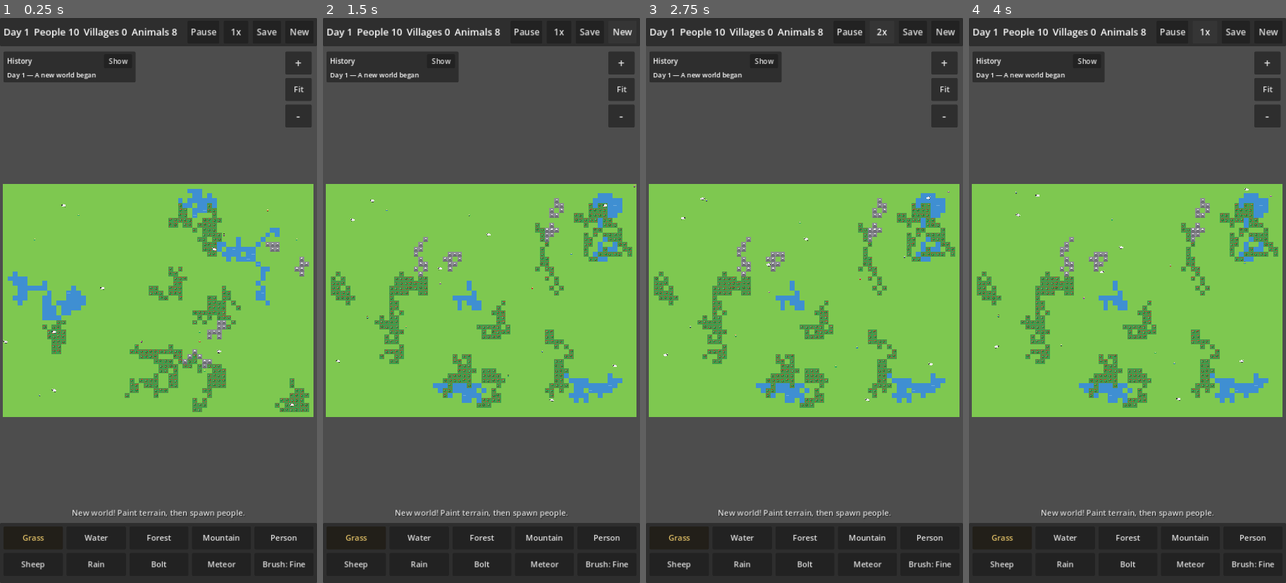
Above: before the commit, frames 1-4 (left to right).
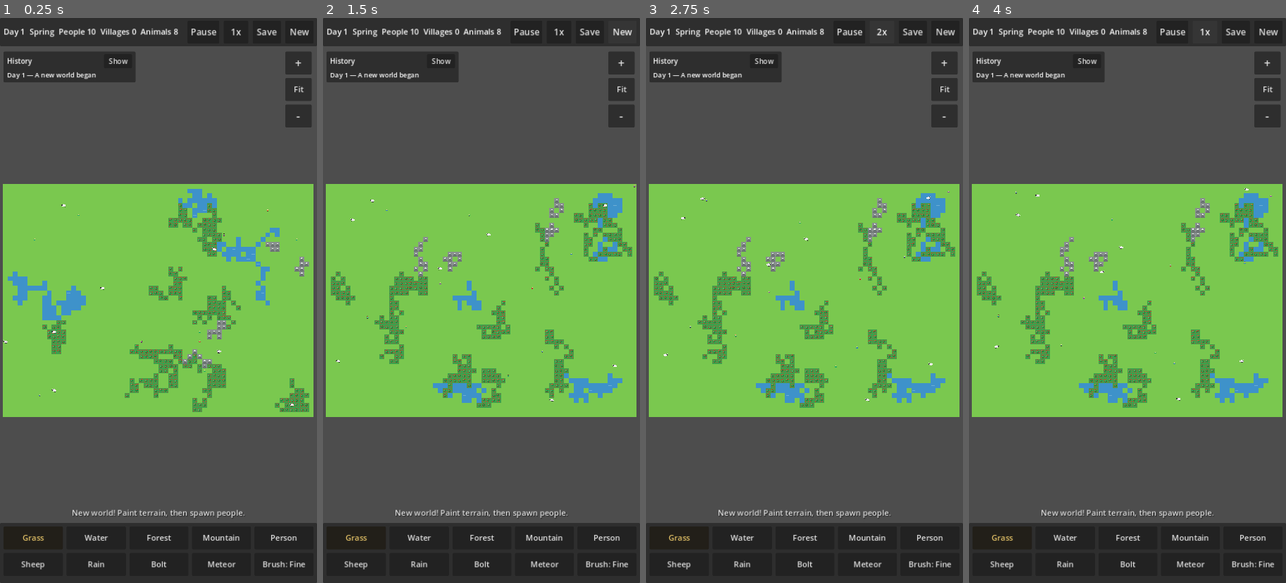
Above: after the commit, the same moments.

Repository: PranayR8/God-Simulator
Game: Godot game, scene res://main.tscn
Two runs of this game, one before a commit and one after it. Both use one fixed random seed, a clock stepped at 60 frames per second and the inputs below.
Inputs:
- Up to frame 1 (0.25 s): no input
- Up to frame 2 (1.5 s): click "New" at 0.5 s; click "New" at 1.25 s
- Up to frame 3 (2.75 s): click "1x" at 2 s
- Up to frame 4 (4 s): click "2x" at 2.75 s; click "4x" at 3.5 s

The runs differ from the first frame. In frame 1, 0.5% of the frame differs, in the area x 1-57%, y 1-4%; in frame 2, 0.5%; in frame 3, 0.5%; in frame 4, 0.5%.

Commit message:
God Simulator — Godot project + web export (GitHub Pages)

Diff:
--- a/main.tscn
+++ b/main.tscn
@@ -49,22 +49,27 @@
 theme_override_constants/separation = 10
 
 [node name="DayLabel" type="Label" parent="HUD/TopBar/Margin/HBox"]
-theme_override_font_sizes/font_size = 22
+theme_override_font_sizes/font_size = 18
 text = "Day 1"
 vertical_alignment = 1
 
+[node name="SeasonLabel" type="Label" parent="HUD/TopBar/Margin/HBox"]
+theme_override_font_sizes/font_size = 18
+text = "Spring"
+vertical_alignment = 1
+
 [node name="PeopleLabel" type="Label" parent="HUD/TopBar/Margin/HBox"]
-theme_override_font_sizes/font_size = 22
+theme_override_font_sizes/font_size = 18
 text = "People 0"
 vertical_alignment = 1
 
 [node name="VillagesLabel" type="Label" parent="HUD/TopBar/Margin/HBox"]
-theme_override_font_sizes/font_size = 22
+theme_override_font_sizes/font_size = 18
 text = "Villages 0"
 vertical_alignment = 1
 
 [node name="AnimalsLabel" type="Label" parent="HUD/TopBar/Margin/HBox"]
-theme_override_font_sizes/font_size = 22
+theme_override_font_sizes/font_size = 18
 text = "Animals 0"
 vertical_alignment = 1
 
--- a/scripts/agents.gd
+++ b/scripts/agents.gd
@@ -30,6 +30,22 @@
 const FORAGE_RANGE := 20  # tiles; how far a hungry person will walk for food
 const FORAGE_MARGIN := 4  # tiles past their territory a citizen may forage
 
+## Seasons (Phase 7). Winter cold: an unprotected person freezes in
+## ~5 days (health 100 over 600 ticks); a walled village (Town/City)
+## halves the drain, so it lasts ~10 days — the wall buys time, but
+## only a full food store carries a village through the whole winter.
+## Spring doubles births, Winter halves them. Autumn is the harvest:
+## a farmer brings in 3 food per work-cycle (24 a day) instead of 1,
+## so the store fills before winter; in Winter the land is frozen and
+## farmers produce nothing.
+const COLD_DRAIN_PER_TICK := 100.0 / 600.0
+const BREED_SPRING_MULT := 2.0
+const BREED_WINTER_MULT := 0.5
+const HARVEST_AUTUMN_FOOD := 3.0
+
+## The season right now (set by tick; Main owns the day count).
+var season: int = GodSimWorld.SEASON_SPRING
+
 var agents: Array[SimAgent] = []
 var world: GodSimWorld = null
 var villages: Villages = null  # set by Main; used to keep citizens near home
@@ -37,6 +53,10 @@
 ## Emitted when a child is born. village_name is "" for a nomad birth;
 ## Main stamps the day and lets the EventLog aggregate births.
 signal child_born(village_name: String)
+
+## Emitted when someone freezes to death in winter (Phase 7).
+## village_name is "" for a nomad; Main logs it.
+signal cold_died(village_name: String)
 
 ## Emitted when a person dies of starvation. village_name is "" for a
 ## nomad; Main logs it (aggregated per village per day, like births).
@@ -91,7 +111,8 @@
 
 ## One simulation tick: hunger and health, movement, then maybe breed.
 ## dt is the tick length in seconds (used for movement).
-func tick(dt: float) -> void:
+func tick(dt: float, p_season: int) -> void:
+	season = p_season
 	var i := 0
 	while i < agents.size():
 		var a := agents[i]
@@ -105,6 +126,9 @@
 			if _update_aging(a):
 				# Died of old age — same removal, same rule.
 				continue
+			if _update_cold(a):
+				# Froze to death — same removal, same rule.
+				continue
 			_try_eat(a)
 		_move_agent(a, dt)
 		if a.kind == SimAgent.Kind.PERSON and a.job >= 0 and not a.is_child():
@@ -113,11 +137,12 @@
 	_try_breed()
 	queue_redraw()
 
-## A citizen's work. Farmers tend the forest in the inner half of their
-## territory (one berry per 30 ticks — 4 a day, twice a tile's natural
-## regrowth, which is what makes a farmer worth more than the land
-## alone); woodcutters clear the forest at the outer edge (one tile per
-## day), so the forest edge near the village recedes while the tended
+## A citizen's work. Farmers harvest food into the village store (one
+## unit per 15 ticks — 8 a day — where there's forest to farm in the
+## inner half; Phase 7: Autumn is the harvest, 3 units a cycle, and
+## Winter grows nothing, so the village lives off what it stored).
+## Woodcutters clear the forest at the outer edge (one tile per day, +2
+## wood), so the forest edge near the village recedes while the tended
 ## core stays fed. Builders need no per-tick work — each one raises the
 ## house count (see Villages.house_count). A worker with nothing to do
 ## (no forest in their half) just waits — they keep the job.
@@ -138,8 +163,15 @@
 		# empty. (Phase 5's tend — adding a berry to the map — is
 		# replaced by this: the farmer's output is the stockpile, and
 		# the stockpile number in the village label is the visible food.)
-		if _has_forest_in_inner_half(v, radius * 0.5):
-			v.food += 1.0
+		# Phase 7 — the harvest: Autumn brings in 3 units a cycle (the
+		# bumper crop to carry the village through winter); Winter
+		# grows nothing (the land is frozen), so the village lives off
+		# what it stored. Spring and Summer are the normal 1 unit.
+		if _has_forest_in_inner_half(v, radius * 0.5) and season != GodSimWorld.SEASON_WINTER:
+			if season == GodSimWorld.SEASON_AUTUMN:
+				v.food += HARVEST_AUTUMN_FOOD
+			else:
+				v.food += 1.0
 	elif a.job == SimAgent.JOB_WOODCUTTER:
 		a.job_timer = 120.0
 		var t := _furthest_forest_tile(v, radius * 0.5, radius + 2.0 * GodSimWorld.TILE)
@@ -209,8 +241,50 @@
 			starved.emit(home_name)
 			return true
 	else:
-		# Fed: slowly recover any health lost to an earlier hunger spell.
-		a.health = minf(HEALTH_MAX, a.health + HEALTH_REGEN_PER_TICK)
+		# Fed: slowly recover any health lost to an earlier hunger spell
+		# — unless the winter cold is biting (an unprotected person
+		# doesn't recover in winter; see _update_cold).
+		if not (season == GodSimWorld.SEASON_WINTER and _winter_protection(a) < 1.0):
+			a.health = minf(HEALTH_MAX, a.health + HEALTH_REGEN_PER_TICK)
+	return false
+
+## How protected this person is from the winter cold (Phase 7):
+## 1.0 = fully protected — their village's food store is stocked, so
+## they're fed through the winter; 0.5 = half — a Town or City's wall
+## and keep shelter them, but they're still cold and hungry; 0.0 =
+## unprotected — a Hamlet/Village with an empty store, or a nomad with
+## no village at all. Sheep don't feel the cold (they have wool).
+func _winter_protection(a: SimAgent) -> float:
+	if a.kind != SimAgent.Kind.PERSON:
+		return 1.0
+	if a.village >= 0 and villages != null and a.village < villages.villages.size():
+		var v: Villages.VillageData = villages.villages[a.village]
+		if v.food >= 1.0:
+			return 1.0
+		if villages.stage_of(v) >= 2:
+			return 0.5
+	return 0.0
+
+## Winter cold (Phase 7). In Winter, a person without shelter or food
+## loses health to the cold. A stocked store fully protects them; a
+## Town/City wall halves the drain; everyone else freezes. Returns true
+## if the person froze to death (and removes them from the list).
+func _update_cold(a: SimAgent) -> bool:
+	if season != GodSimWorld.SEASON_WINTER:
+		return false
+	if a.kind != SimAgent.Kind.PERSON:
+		return false
+	var protection := _winter_protection(a)
+	if protection >= 1.0:
+		return false
+	a.health -= COLD_DRAIN_PER_TICK * (1.0 - protection)
+	if a.health <= 0.0:
+		var home_name := ""
+		if a.village >= 0 and villages != null and a.village < villages.villages.size():
+			home_name = villages.villages[a.village].name
+		agents.erase(a)
+		cold_died.emit(home_name)
+		return true
 	return false
 
 ## Old age: when a person's age reaches their randomized lifespan,
@@ -343,6 +417,15 @@
 			return false
 	return true
 
+## Births by season (Phase 7): Spring doubles them, Winter halves
+## them; Summer and Autumn are normal.
+func _breed_multiplier() -> float:
+	if season == GodSimWorld.SEASON_SPRING:
+		return BREED_SPRING_MULT
+	if season == GodSimWorld.SEASON_WINTER:
+		return BREED_WINTER_MULT
+	return 1.0
+
 func _try_breed() -> void:	# A creature breeds when it stands next to another of its kind on good
 	# land, its cooldown has expired, and the population cap allows it.
 	# (We iterate a copy of the list because breeding appends to it.)
@@ -368,7 +451,7 @@
 		var t := world.get_terrain(tile.x, tile.y)
 		if t != GodSimWorld.Terrain.GRASS and t != GodSimWorld.Terrain.FOREST:
 			continue
-		if _has_neighbour(a, 30.0) and _rng.randf() < BREED_CHANCE:
+		if _has_neighbour(a, 30.0) and _rng.randf() < BREED_CHANCE * _breed_multiplier():
 			var child := SimAgent.new(
 				a.kind,
 				a.pos + Vector2(_rng.randf_range(-8, 8), _rng.randf_range(-8, 8))
--- a/scripts/event_log.gd
+++ b/scripts/event_log.gd
@@ -111,6 +111,34 @@
 	if count == 1:
 		return "An elder of %s died of old age" % village_name
 	return "%d elders of %s died of old age" % [count, village_name]
+
+## A death by winter cold (village_name "" = nomad). Aggregated like
+## the other deaths: several freezing in one village on one day become
+## one line, or a hard winter would flood the log.
+func add_cold_death(day: int, village_name: String) -> void:
+	if not entries.is_empty():
+		var last: Dictionary = entries[entries.size() - 1]
+		if String(last.get("kind", "")) == "cold" \
+				and int(last.get("day", -1)) == day \
+				and String(last.get("village", "")) == village_name:
+			var count := int(last.get("count", 1)) + 1
+			last["count"] = count
+			last["text"] = _cold_text(village_name, count)
+			changed.emit()
+			return
+	entries.append({
+		"day": day, "text": _cold_text(village_name, 1), "kind": "cold",
+		"village": village_name, "count": 1,
+	})
+	_trim()
+	changed.emit()
+
+func _cold_text(village_name: String, count: int) -> String:
+	if village_name == "":
+		return "A nomad froze to death" if count == 1 else "%d nomads froze to death" % count
+	if count == 1:
+		return "A villager of %s froze to death" % village_name
+	return "%d villagers of %s froze to death" % [count, village_name]
 
 ## A village reaching a new growth stage (or falling back down one):
 ## "Wilwick became a Town" / "Wilwick fell back to a Village". One
--- a/scripts/hud.gd
+++ b/scripts/hud.gd
@@ -32,6 +32,7 @@
 var brush_wide: bool = false
 
 @onready var _day_label: Label = $TopBar/Margin/HBox/DayLabel
+@onready var _season_label: Label = $TopBar/Margin/HBox/SeasonLabel
 @onready var _people_label: Label = $TopBar/Margin/HBox/PeopleLabel
 @onready var _villages_label: Label = $TopBar/Margin/HBox/VillagesLabel
 @onready var _animals_label: Label = $TopBar/Margin/HBox/AnimalsLabel
@@ -79,8 +80,9 @@
 	_log_toggle.pressed.connect(_on_log_toggle_pressed)
 	_select_tool(TOOL_PAINT_GRASS)
 
-func update_stats(day: int, people: int, villages: int, animals: int) -> void:
+func update_stats(day: int, season_name: String, people: int, villages: int, animals: int) -> void:
 	_day_label.text = "Day %d" % day
+	_season_label.text = season_name
 	_people_label.text = "People %d" % people
 	_villages_label.text = "Villages %d" % villages
 	_animals_label.text = "Animals %d" % animals
--- a/scripts/main.gd
+++ b/scripts/main.gd
@@ -24,6 +24,10 @@
 
 var day := 1
 var total_ticks := 0
+
+## The season on the last tick (-1 = not yet started, so day 1's Spring
+## isn't logged as an arrival — the world already announced itself).
+var _last_season := -1
 
 ## The world's history — one EventLog for the whole game, created here
 ## so it exists before _ready wires everything up.
@@ -59,6 +63,7 @@
 	agents.child_born.connect(_on_child_born)
 	agents.starved.connect(_on_starved)
 	agents.old_age_died.connect(_on_old_age_died)
+	agents.cold_died.connect(_on_cold_died)
 	villages.village_founded.connect(_on_village_founded)
 	villages.people_joined.connect(_on_people_joined)
 	villages.stage_changed.connect(_on_stage_changed)
@@ -121,15 +126,33 @@
 func _do_tick() -> void:
 	total_ticks += 1
 	day = 1 + total_ticks / TICKS_PER_DAY
-	world.tick()  # berries regrow
-	agents.tick(TICK_INTERVAL)
+	var season := GodSimWorld.season_index_for_day(day)
+	# The year turns: log the new season when it arrives (not on day 1
+	# — the world already announced itself). Winter's line is the
+	# warning that matters: the cold is coming, and only a stocked
+	# store (or a wall) will carry a village through it.
+	if _last_season >= 0 and season != _last_season:
+		event_log.add(day, _season_arrival_text(season))
+	_last_season = season
+	world.tick(season)  # berries regrow (by season)
+	agents.tick(TICK_INTERVAL, season)
 	villages.tick(day)
 	if total_ticks % 40 == 0:
 		_save_quietly()  # autosave every 40 ticks (~10s at 1x)
 	_update_hud()
 
 func _update_hud() -> void:
-	hud.update_stats(day, agents.count_people(), villages.count(), agents.count_animals())
+	hud.update_stats(day, GodSimWorld.season_name_for_day(day), agents.count_people(), villages.count(), agents.count_animals())
+
+## What the log says when a season arrives.
+func _season_arrival_text(season: int) -> String:
+	if season == GodSimWorld.SEASON_SPRING:
+		return "Spring has come — the land wakes"
+	if season == GodSimWorld.SEASON_SUMMER:
+		return "Summer has come — the land is at its greenest"
+	if season == GodSimWorld.SEASON_AUTUMN:
+		return "Autumn has come — the harvest begins"
+	return "Winter has come — the cold will test your stores"
 
 
 # --- camera ----------------------------------------------------------------
@@ -340,6 +363,9 @@
 func _on_old_age_died(village_name: String) -> void:
 	event_log.add_old_age_death(day, village_name)
 
+func _on_cold_died(village_name: String) -> void:
+	event_log.add_cold_death(day, village_name)
+
 func _on_village_founded(village_name: String) -> void:
 	event_log.add(day, "%s was founded" % village_name)
 
--- a/scripts/world.gd
+++ b/scripts/world.gd
@@ -32,7 +32,29 @@
 var berries: Dictionary = {}
 
 const BERRY_MAX := 5            # berries on a forest tile when fully grown
-const BERRY_REGROW_TICKS := 60  # ticks for one berry to regrow per forest tile
+const BERRY_REGROW_TICKS := 60  # ticks for one berry to regrow per forest tile (Autumn's normal rate)
+
+## Seasons (Phase 7): a year is 4 seasons of 15 days (60 days).
+## Spring = births and food growth up; Summer = food growth peak;
+## Autumn = harvest, stockpiles fill; Winter = no food growth, and the
+## cold drains the health of anyone without shelter or food. Day 1 is
+## the first day of Spring. A static so Main, Agents and the World can
+## all ask for the season on a given day.
+const SEASON_DAYS := 15
+const SEASON_NAMES := ["Spring", "Summer", "Autumn", "Winter"]
+const SEASON_SPRING := 0
+const SEASON_SUMMER := 1
+const SEASON_AUTUMN := 2
+const SEASON_WINTER := 3
+
+static func season_index_for_day(day: int) -> int:
+	return ((day - 1) / SEASON_DAYS) % 4
+
+static func season_name_for_day(day: int) -> String:
+	return SEASON_NAMES[season_index_for_day(day)]
+
+## The season right now (set by tick; day 1 is Spring).
+var season: int = SEASON_SPRING
 
 var _rng := RandomNumberGenerator.new()
 var _regrow_counter := 0
@@ -117,11 +139,20 @@
 	queue_redraw()
 	return true
 
-## One simulation tick: berries regrow. Every BERRY_REGROW_TICKS, each
-## forest tile below the maximum gains one berry.
-func tick() -> void:
+## One simulation tick: berries regrow. Every _regrow_interval ticks,
+## each forest tile below the maximum gains one berry. The interval
+## follows the season (Phase 7): Spring grows fast (45), Summer is the
+## peak (30), Autumn is normal (60), and Winter grows nothing at all.
+## The season is passed in by Main (it owns the day count).
+func tick(p_season: int) -> void:
+	if p_season != season:
+		season = p_season
+		queue_redraw()  # the map tint changes with the season
+	var interval := _regrow_interval(season)
+	if interval <= 0:
+		return  # Winter: nothing grows.
 	_regrow_counter += 1
-	if _regrow_counter < BERRY_REGROW_TICKS:
+	if _regrow_counter < interval:
 		return
 	_regrow_counter = 0
 	for y in HEIGHT:
@@ -132,6 +163,16 @@
 				if n < BERRY_MAX:
 					berries[t] = n + 1
 	queue_redraw()
+
+## Ticks between berry regrowths, by season. Winter returns 0 (never).
+func _regrow_interval(p_season: int) -> int:
+	if p_season == SEASON_SPRING:
+		return 45
+	if p_season == SEASON_SUMMER:
+		return 30
+	if p_season == SEASON_AUTUMN:
+		return BERRY_REGROW_TICKS
+	return 0
 
 ## Give every forest tile a full load of berries (used when loading an
 ## old save that stored no berry data).
@@ -192,6 +233,26 @@
 					rect.position + Vector2(TILE - 4, TILE * 0.5),
 					Color(1, 1, 1, 0.25), 1.5
 				)
+	# Phase 7 — the map tints by season so you can tell it at a glance:
+	# Spring is fresh and bright, Summer warm, Autumn golden, Winter
+	# pale blue-white (snow). Drawn last in the World's own layer, so it
+	# tints the land but the villages and people drawn on top of it stay
+	# bright and readable.
+	var tint := _season_tint(season)
+	if tint.a > 0.0:
+		draw_rect(Rect2(0, 0, WIDTH * TILE, HEIGHT * TILE), tint)
+
+## The season's tint over the whole map. Spring is barely there (the
+## base grass green already reads as spring); Winter is the strongest,
+## so the world visibly whitens.
+func _season_tint(p_season: int) -> Color:
+	if p_season == SEASON_SPRING:
+		return Color(0.2, 0.8, 0.2, 0.05)
+	if p_season == SEASON_SUMMER:
+		return Color(1.0, 0.85, 0.3, 0.06)
+	if p_season == SEASON_AUTUMN:
+		return Color(0.9, 0.5, 0.1, 0.10)
+	return Color(0.85, 0.9, 1.0, 0.22)
 
 func _draw_tree(x: int, y: int) -> void:
 	var h := tile_hash(x, y)
Not shown, changed: ROADMAP.md
Not shown, changed: docs/index.pck
